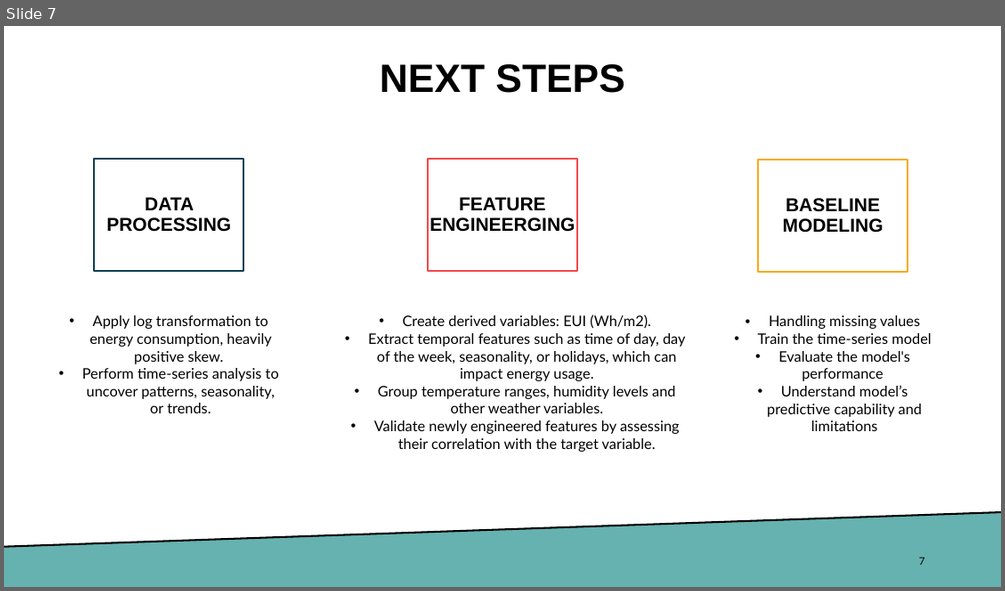
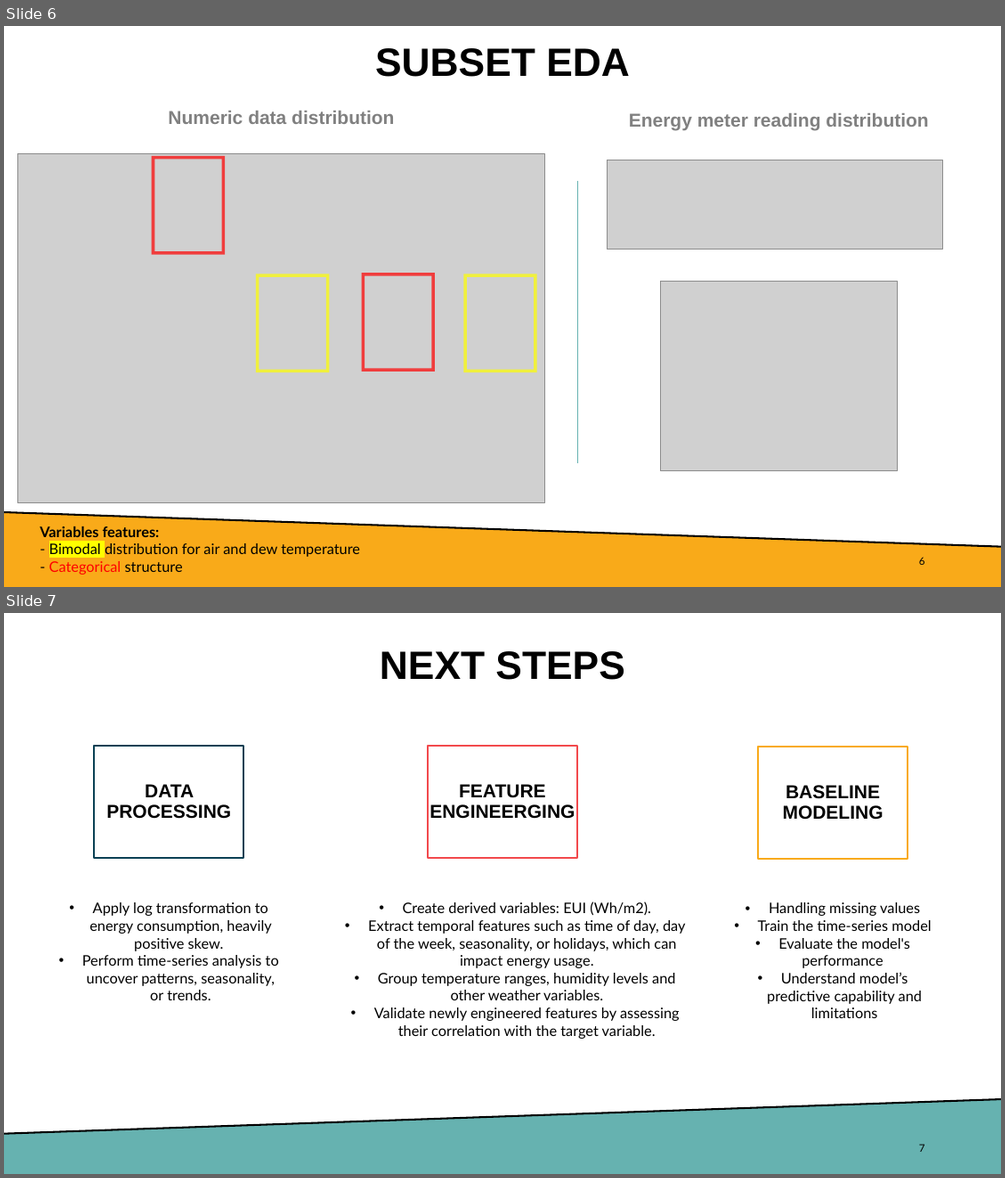
Before and after one commit to JoLuCG/DS_Capstone_Project, a slide deck: 02_presentations/Sprint01_BECP.pptx. Shown one above the other, each under a label of ours: slide 7 before the commit, slides 6 and 7 after it. The pictures are 1005x591 and 1005x1178 pixels, drawn with LibreOffice and Linux fonts; fonts in the diff are those of the drawing; grey boxes stand for pictures. Boxes give left, top, right and bottom in pixels: in the first picture for what was removed or moved away, otherwise in the second. Text is boxed around its words. In the diff, an @@ line names an element or a change of style, - is before the commit and + after.

```diff
--- a/02_presentations/Sprint01_BECP.pptx
+++ b/02_presentations/Sprint01_BECP.pptx
@@ slide 6 added at <box>4,26,1001,587</box>, background #FFFFFF @@
@@ title added at <box>375,48,630,77</box>, 38 pt, text #000000, bold @@
+SUBSET EDA
@@ text added at <box>168,111,394,124</box>, 18 pt, text #808080, bold @@
+Numeric data distribution
@@ text added at <box>629,113,928,130</box>, 18 pt, text #808080, bold @@
+Energy meter reading distribution
@@ picture added at <box>17,153,544,503</box> @@
@@ rectangle added at <box>153,158,223,253</box>, outline #FF0000 3 pt @@
@@ line added from (577, 181) to (577, 464), #66B2B0 0.5 pt @@
@@ picture added at <box>607,160,942,249</box> @@
@@ rectangle added at <box>258,275,328,370</box>, outline #FFFF00 3 pt @@
@@ rectangle added at <box>363,274,433,370</box>, outline #FF0000 3 pt @@
@@ rectangle added at <box>465,275,535,370</box>, outline #FFFF00 3 pt @@
@@ picture added at <box>661,281,897,471</box> @@
@@ freeform shape added at <box>4,512,1001,587</box>, fill #F9AA19 @@
@@ line added from (4, 512) to (1001, 547), #000000 1.75 pt @@
@@ text added at <box>40,526,360,574</box>, 14 pt, text #000000 @@
+Variables features:
+- Bimodal distribution for air and dew temperature
+- Categorical structure
@@ page number added at <box>919,556,925,564</box>, 10 pt, text #000000 @@
+6
```
Also in this commit, not shown: 2 slides changed, 1 slide removed, 1 other file.
